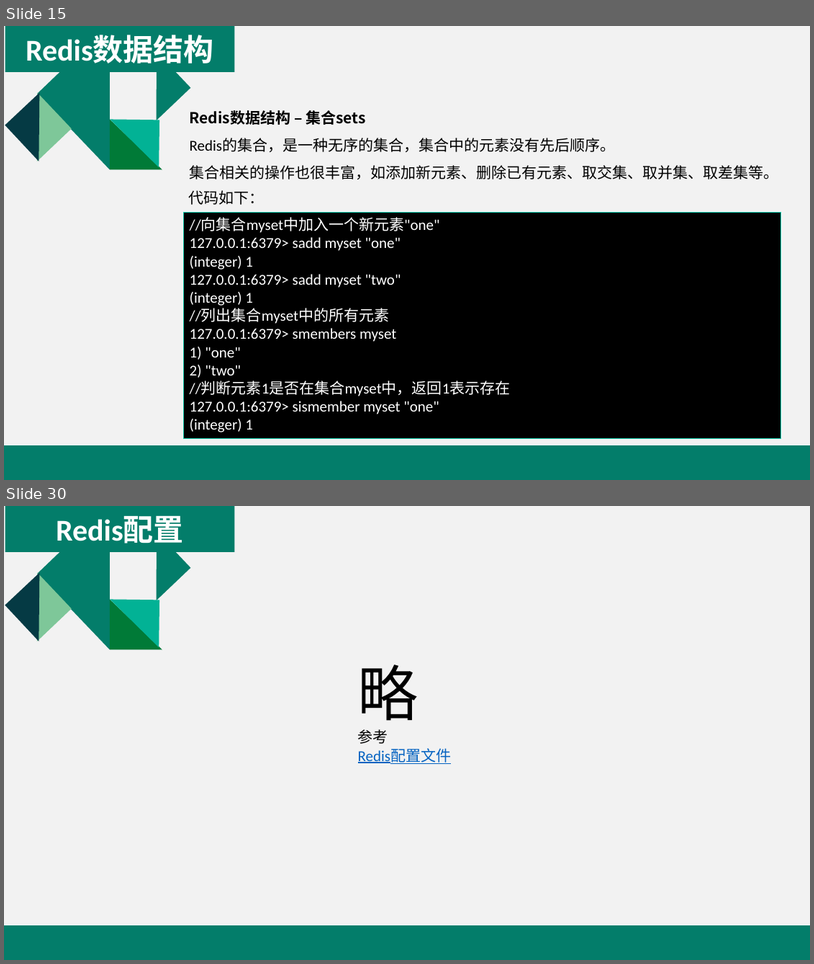
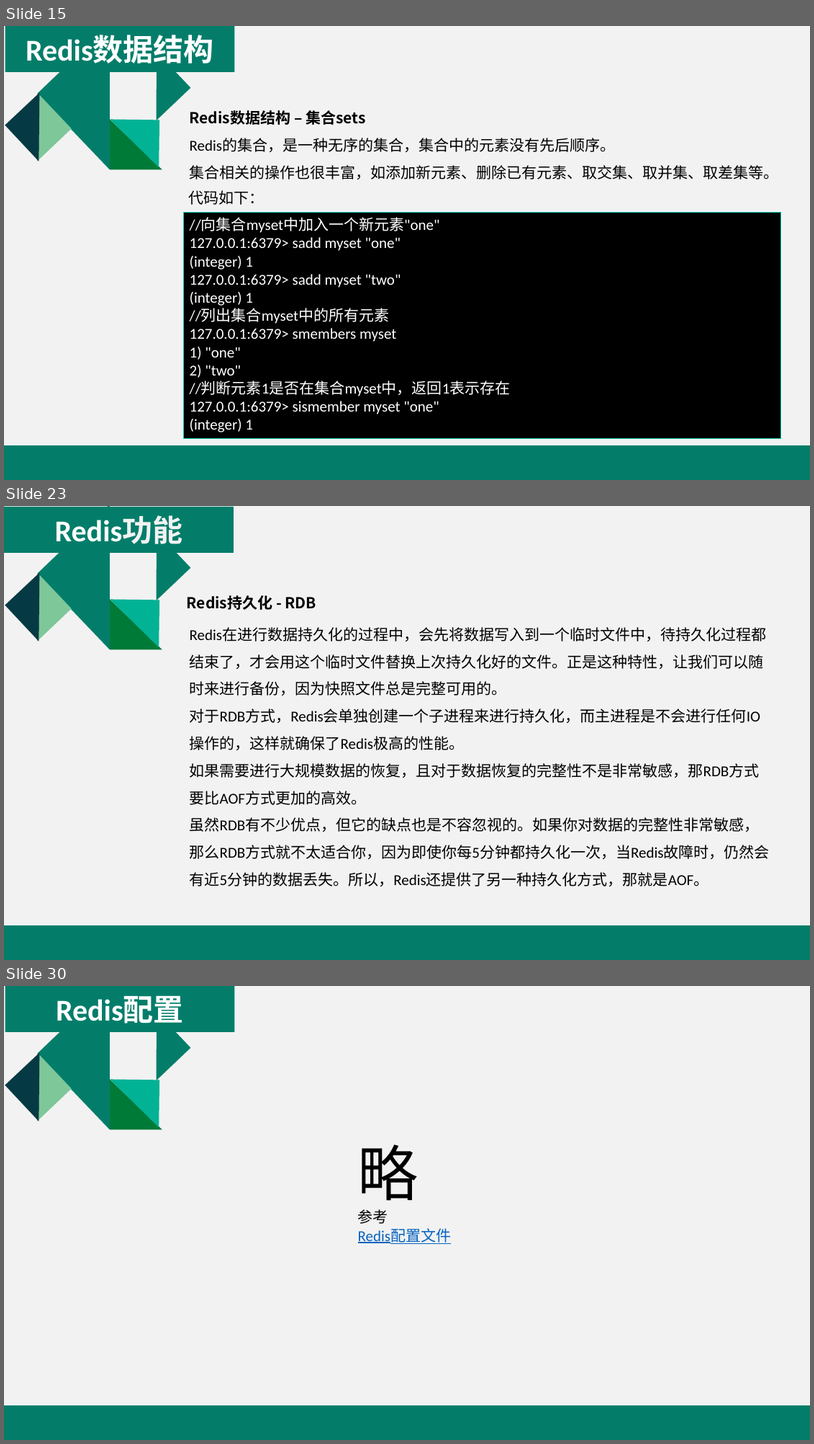
Before and after one commit to yuanhongqiu/baobaotao, a slide deck: taotao-manage/taotao-manage-web/src/main/resources/Redis介绍.pptx. Shown one above the other, each under a label of ours: slides 15 and 30 before the commit, slides 15, 23 and 30 after it; the slides between them are not shown. The pictures are 814x964 and 814x1444 pixels, drawn with LibreOffice and Linux fonts; fonts in the diff are those of the drawing. Boxes give left, top, right and bottom in pixels: in the first picture for what was removed or moved away, otherwise in the second. Text is boxed around its words. In the diff, an @@ line names an element or a change of style, - is before the commit and + after.

```diff
--- a/taotao-manage/taotao-manage-web/src/main/resources/Redis介绍.pptx
+++ b/taotao-manage/taotao-manage-web/src/main/resources/Redis介绍.pptx
@@ slide 23 added at (4,506,810,960), background #F2F2F2; not listed: 6 template elements that a slide beside it also shows @@
@@ rectangle added at (4,507,234,553), fill #037D6A, 36 pt, text #FFFFFF, bold @@
+Redis功能
@@ text added at (187,595,317,610), 18 pt, text #000000, bold @@
+Redis持久化 - RDB
@@ text added at (190,627,770,886), 18 pt, text #000000 @@
+Redis在进行数据持久化的过程中，会先将数据写入到一个临时文件中，待持久化过程都结束了，才会用这个临时文件替换上次持久化好的文件。正是这种特性，让我们可以随时来进行备份，因为快照文件总是完整可用的。
+对于RDB方式，Redis会单独创建一个子进程来进行持久化，而主进程是不会进行任何IO操作的，这样就确保了Redis极高的性能。
+如果需要进行大规模数据的恢复，且对于数据恢复的完整性不是非常敏感，那RDB方式要比AOF方式更加的高效。
+虽然RDB有不少优点，但它的缺点也是不容忽视的。如果你对数据的完整性非常敏感，那么RDB方式就不太适合你，因为即使你每5分钟都持久化一次，当Redis故障时，仍然会有近5分钟的数据丢失。所以，Redis还提供了另一种持久化方式，那就是AOF。
@@ rectangle added at (4,925,810,960), fill #037D6A @@
```
Also in this commit, not shown: 17 slides changed, 7 other slides added, 11 slides removed.
